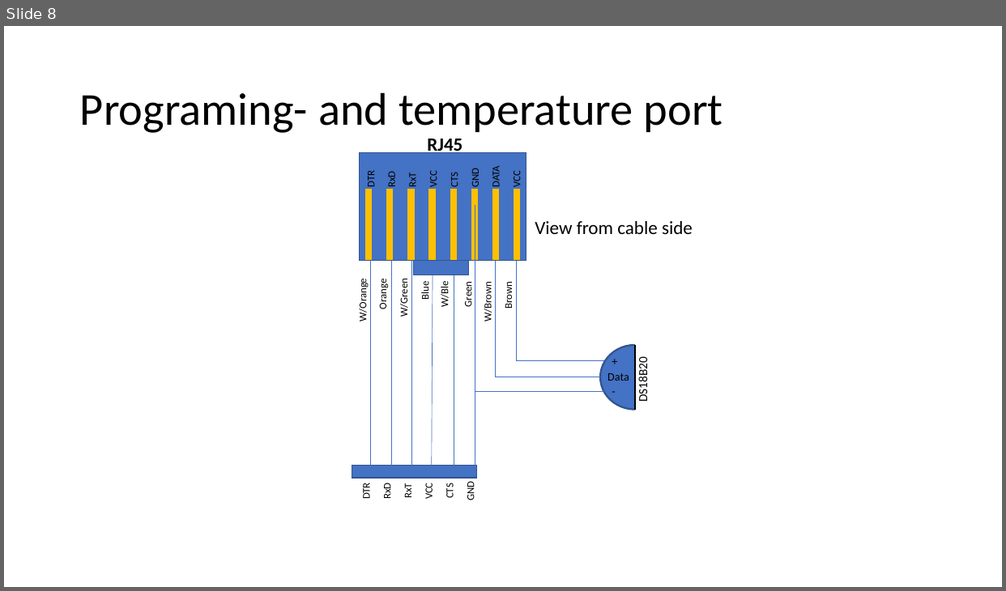
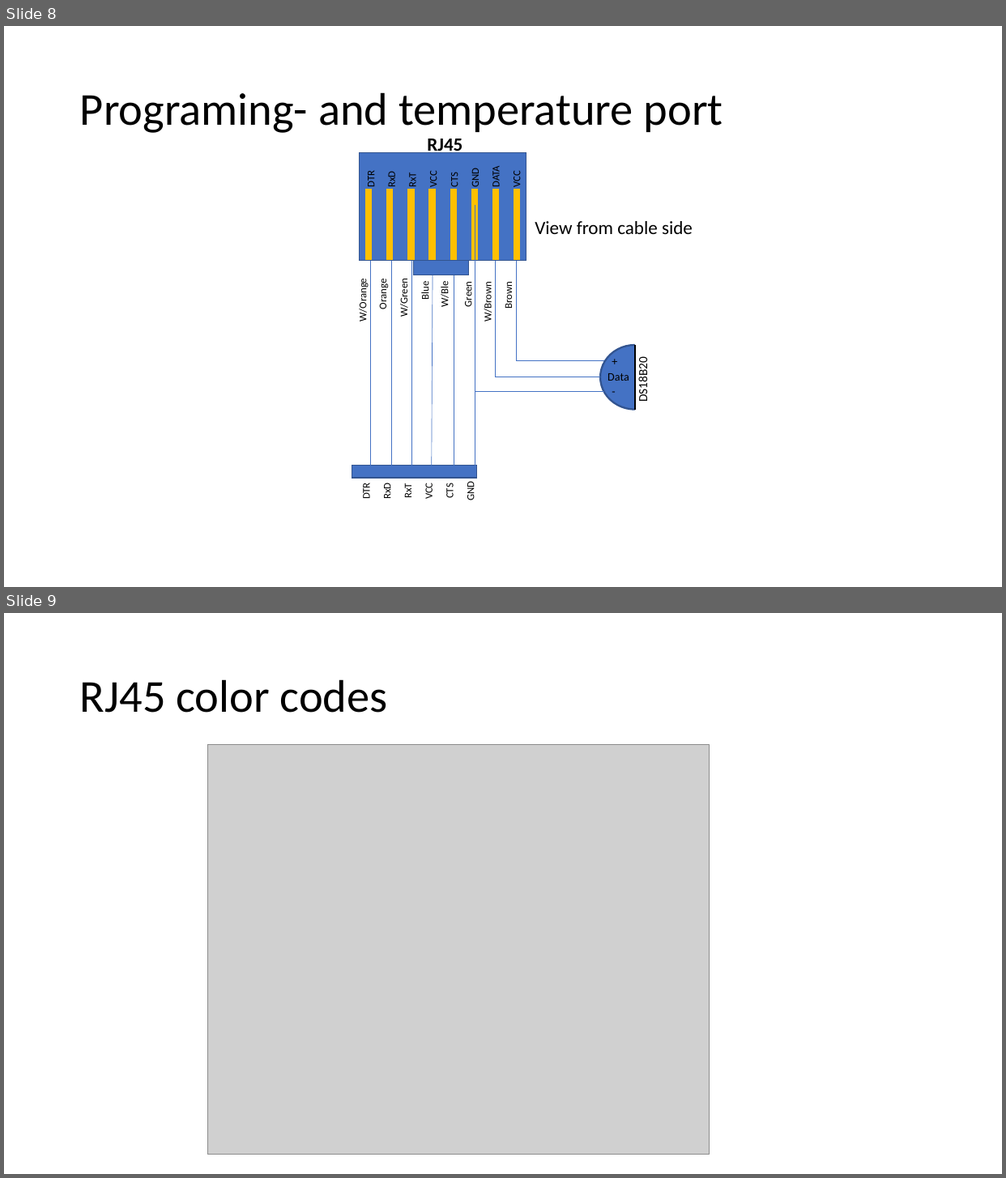
Before and after one commit to ollejoha/SevenSegmentClockNrf_2021, a slide deck: Documentation/ClockNet.pptx. Shown one above the other, each under a label of ours: slide 8 before the commit, slides 8 and 9 after it. The pictures are 1006x591 and 1006x1178 pixels, drawn with LibreOffice and Linux fonts; fonts in the diff are those of the drawing; grey boxes stand for pictures. Boxes give left, top, right and bottom in pixels: in the first picture for what was removed or moved away, otherwise in the second. Text is boxed around its words. In the diff, an @@ line names an element or a change of style, - is before the commit and + after.

Commit message:
Update ClockNet.pptx
Updated powerpoint documentation with color codes for RJ45 modular connection

```diff
--- a/Documentation/ClockNet.pptx
+++ b/Documentation/ClockNet.pptx
@@ slide 9 added at [4,613,1002,1174], background #FFFFFF @@
@@ title added at [80,679,388,713], 44 pt, text #000000 @@
+RJ45 color codes
@@ picture added at [207,745,710,1155] @@
```
